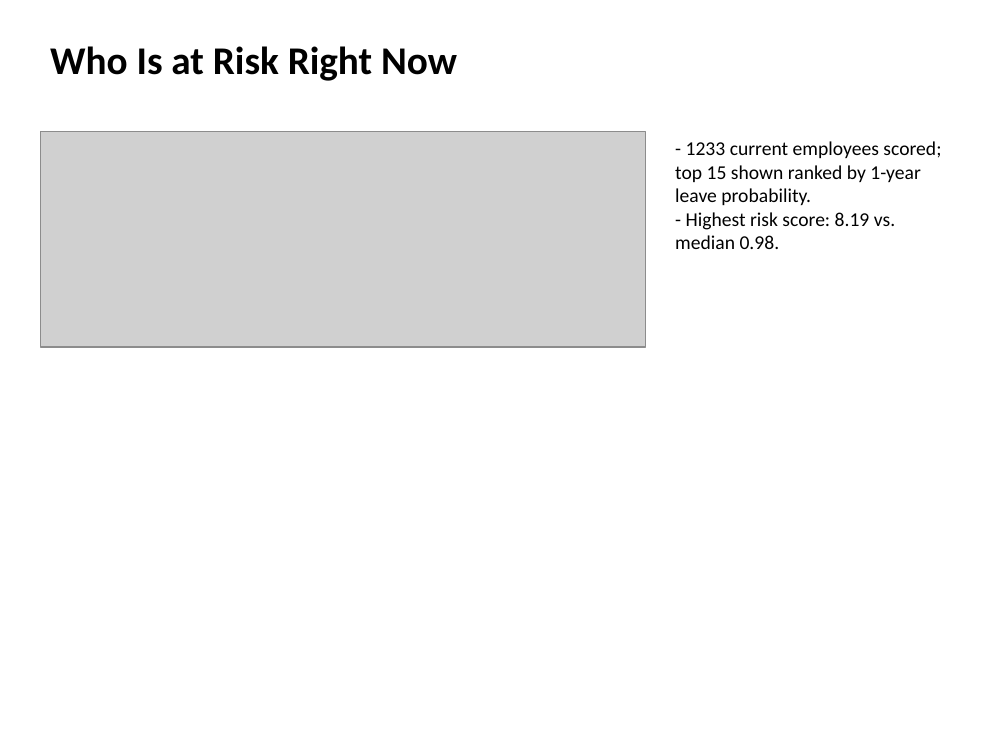
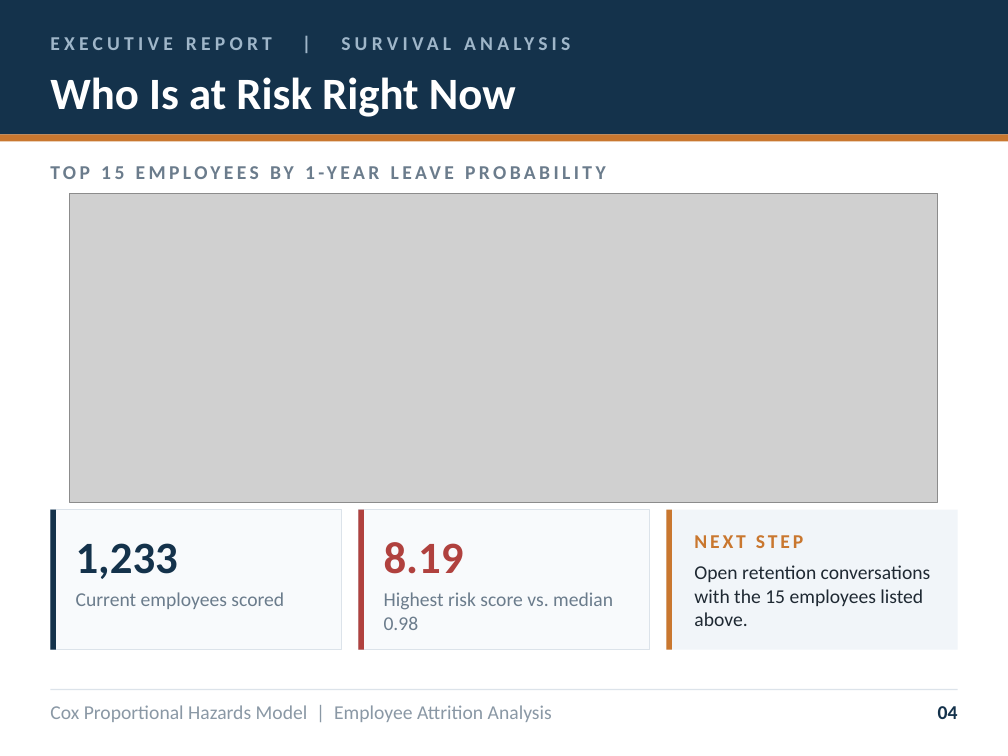
Before and after one commit to Nickwisely97/Code-Portofolio, a slide deck: slide 4 of Project/Forecasting & Predictive Modeling/Headcount Attrition - Survival Analysis/result/slides/Executive_Attrition_Report.pptx (slide 5 before the commit). Drawn at 1008x756 pixels with LibreOffice and Linux fonts; fonts in the diff are those of the drawing; grey boxes stand for pictures. Boxes give left, top, right and bottom in pixels: in the first picture for what was removed or moved away, otherwise in the second. Text is boxed around its words. In the diff, an @@ line names an element or a change of style, - is before the commit and + after.

Commit message:
Reverse-engineer PPTX design system, timestamp report filenames
STEP 11 (new): a reusable design system extracted from the user's hand-refined version of Executive_Attrition_Report.pptx -- exact colors (navy/gold/red/green), type scale, header/footer band, stat cards, eyebrow labels, and panel components as named constants and helper functions (new_slide, add_stat_card, add_eyebrow, add_panel, add_footnote).

STEP 12 (new, replaces the old inline PPTX cell): rebuilds the same 5-slide layout (Executive Summary + Model Validation merged, What Drives Attrition, Retention Curves, Who Is at Risk, Recommendations) using that design system with fresh data every run -- including a fix so text runs carry explicit font/color (paragraph-level formatting alone doesn't read back reliably, and risked not rendering consistently across viewers).

Risk/protective driver cards on the Recommendations slide are now chosen dynamically (largest |hazard - 1| among significant covariates) rather than hardcoded, so they stay correct if the underlying data changes.

Output filename now includes a timestamp (Executive_Attrition_Report_<YYYYMMDD_HHMMSS>.pptx) so re-running never overwrites a previous version. The original hand-refined file (no timestamp) is kept as the design reference STEP 11 was built from.

Verified: regenerated PPTX structurally matches the reference (colors, positions, font sizes/weights all identical) via python-pptx introspection.

```diff
--- a/Project/Forecasting & Predictive Modeling/Headcount Attrition - Survival Analysis/result/slides/Executive_Attrition_Report.pptx
+++ b/Project/Forecasting & Predictive Modeling/Headcount Attrition - Survival Analysis/result/slides/Executive_Attrition_Report.pptx
@@ rectangle added at bbox=[0, 0, 1008, 134], fill #14324B @@
@@ text added at bbox=[50, 37, 272, 50], 14 pt, text #9FB6C9, bold @@
+EXECUTIVE REPORT | SURVIVAL ANALYSIS
@@ text "Who Is at Risk Right ...": place and size @@
-text "Who Is at Risk Right ..." at bbox=[50, 46, 457, 81]
+text "Who Is at Risk Right ..." at bbox=[50, 77, 516, 117]
@@ text "Who Is at Risk Right ..." at bbox=[50, 77, 516, 117]: size 28 to 32 pt, text colour #000000 to #FFFFFF @@
@@ rectangle added at bbox=[0, 134, 1008, 141], fill #C9772F @@
@@ text removed at bbox=[675, 141, 941, 249] @@
-- 1233 current employees scored; top 15 shown ranked by 1-year leave probability.
-- Highest risk score: 8.19 vs. median 0.98.
@@ text added at bbox=[270, 166, 315, 179], 14 pt, text #6B7C8C, bold @@
+TOP 15 EMPLOYEES BY 1-YEAR LEAVE PROBABILITY
@@ picture: place and size @@
-picture at bbox=[40, 131, 645, 347]
+picture at bbox=[70, 194, 937, 503]
@@ rectangle added at bbox=[50, 510, 342, 650], fill #F8FAFC, outline #DCE3EA 1 pt, 14 pt, text #6B7C8C @@
+1,233
+Current employees scored
@@ rectangle added at bbox=[50, 510, 56, 650], fill #14324B @@
@@ rectangle added at bbox=[359, 510, 650, 650], fill #F8FAFC, outline #DCE3EA 1 pt, 14 pt, text #6B7C8C @@
+8.19
+Highest risk score vs. median 0.98
@@ rectangle added at bbox=[359, 510, 365, 650], fill #B0413E @@
@@ rectangle added at bbox=[666, 510, 958, 650], fill #F1F5F9 @@
@@ rectangle added at bbox=[666, 510, 672, 650], fill #C9772F @@
@@ text added at bbox=[694, 535, 803, 548], 14 pt, text #C9772F, bold @@
+NEXT STEP
@@ text added at bbox=[694, 565, 931, 626], 14 pt, text #1F2933 @@
+Open retention conversations with the 15 employees listed above.
@@ rectangle added at bbox=[50, 688, 958, 689], fill #DCE3EA @@
@@ text added at bbox=[50, 705, 552, 722], 14 pt, text #8A98A5 @@
+Cox Proportional Hazards Model | Employee Attrition Analysis
@@ text added at bbox=[938, 706, 958, 719], 14 pt, text #14324B, bold @@
+04
```
Also in this commit, not shown: 3 other slides changed, 1 slide added, 2 slides removed, 3 other files.
